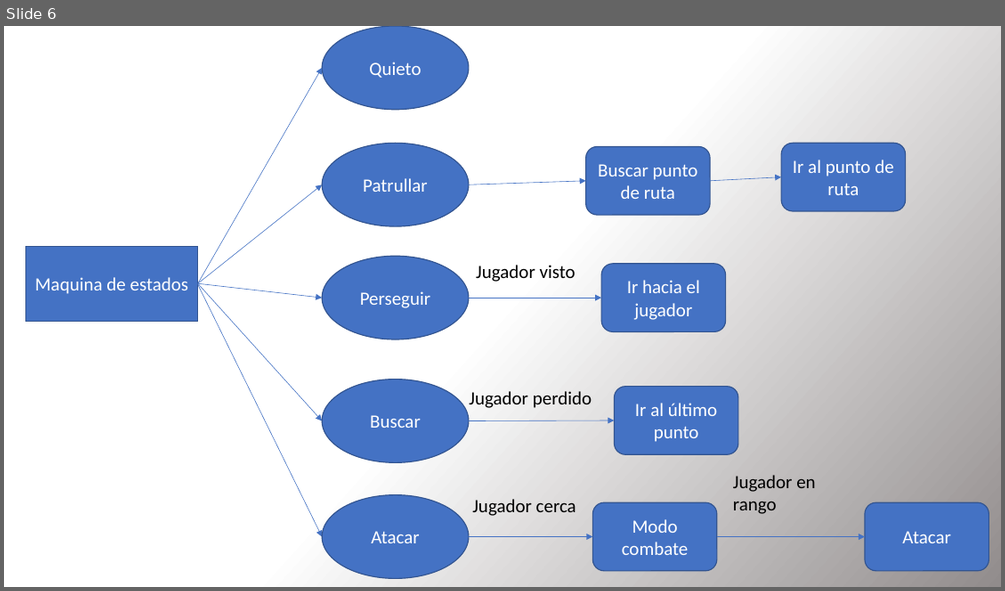
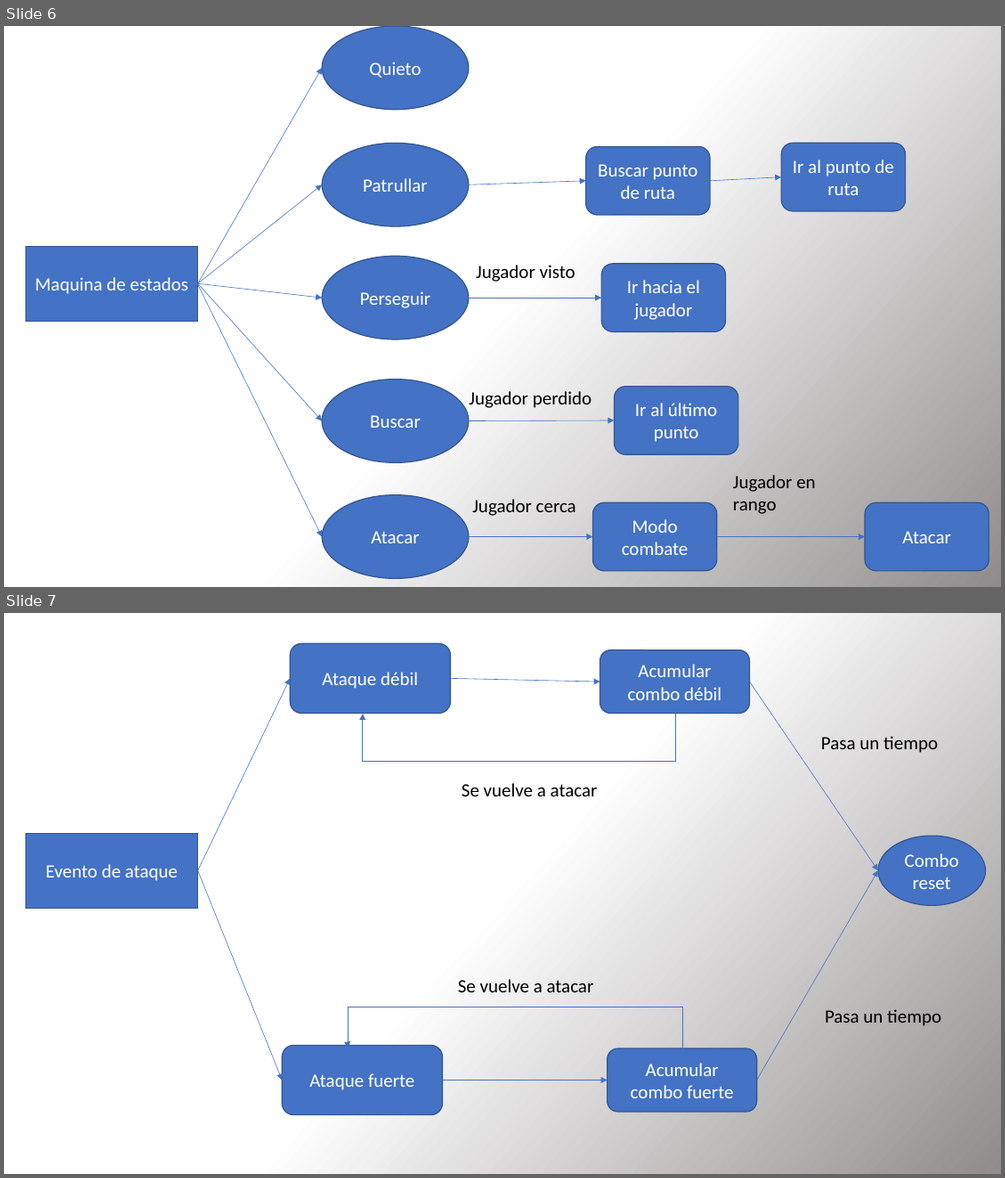
Before and after one commit to DavidBrando/FuturoImperfecto, a slide deck: DOCUMENTOS/pruebas.pptx. Shown one above the other, each under a label of ours: slide 6 before the commit, slides 6 and 7 after it. The pictures are 1005x591 and 1005x1178 pixels, drawn with LibreOffice and Linux fonts; fonts in the diff are those of the drawing. Boxes give left, top, right and bottom in pixels: in the first picture for what was removed or moved away, otherwise in the second. Text is boxed around its words. In the diff, an @@ line names an element or a change of style, - is before the commit and + after.

```diff
--- a/DOCUMENTOS/pruebas.pptx
+++ b/DOCUMENTOS/pruebas.pptx
@@ slide 7 added at box(4, 613, 1001, 1174), background gradient #FFFFFF to #918D8D @@
@@ rounded rectangle added at box(291, 643, 451, 714), fill #4472C4, outline #325491 1 pt, 18 pt, text #FFFFFF @@
+Ataque débil
@@ rounded rectangle added at box(600, 650, 750, 714), fill #4472C4, outline #325491 1 pt, 18 pt, text #FFFFFF @@
+Acumular combo débil
@@ arrow added from (198, 870) to (291, 678), #4472C4 0.5 pt @@
@@ arrow added from (451, 678) to (600, 682), #4472C4 0.5 pt @@
@@ arrow added from (750, 682) to (878, 870), #4472C4 0.5 pt @@
@@ elbow arrow added from (676, 713) to (363, 714), #4472C4 0.5 pt @@
@@ text added at box(821, 736, 938, 753), 18 pt, text #000000 @@
+Pasa un tiempo
@@ text added at box(461, 783, 598, 796), 18 pt, text #000000 @@
+Se vuelve a atacar
@@ rectangle added at box(25, 833, 198, 908), fill #4472C4, outline #325491 1 pt, 18 pt, text #FFFFFF @@
+Evento de ataque
@@ ellipse added at box(878, 835, 986, 906), fill #4472C4, outline #325491 1 pt, 18 pt, text #FFFFFF @@
+Combo reset
@@ arrow added from (198, 870) to (283, 1079), #4472C4 0.5 pt @@
@@ arrow added from (757, 1079) to (878, 870), #4472C4 0.5 pt @@
@@ text added at box(458, 979, 594, 992), 18 pt, text #000000 @@
+Se vuelve a atacar
@@ elbow arrow added from (682, 1049) to (348, 1048), #4472C4 0.5 pt @@
@@ text added at box(825, 1009, 941, 1026), 18 pt, text #000000 @@
+Pasa un tiempo
@@ rounded rectangle added at box(283, 1046, 443, 1115), fill #4472C4, outline #325491 1 pt, 18 pt, text #FFFFFF @@
+Ataque fuerte
@@ rounded rectangle added at box(607, 1048, 757, 1111), fill #4472C4, outline #325491 1 pt, 18 pt, text #FFFFFF @@
+Acumular combo fuerte
@@ arrow added from (442, 1079) to (607, 1079), #4472C4 0.5 pt @@
```
Also in this commit, not shown: 2 other slides added, 43 other files.
